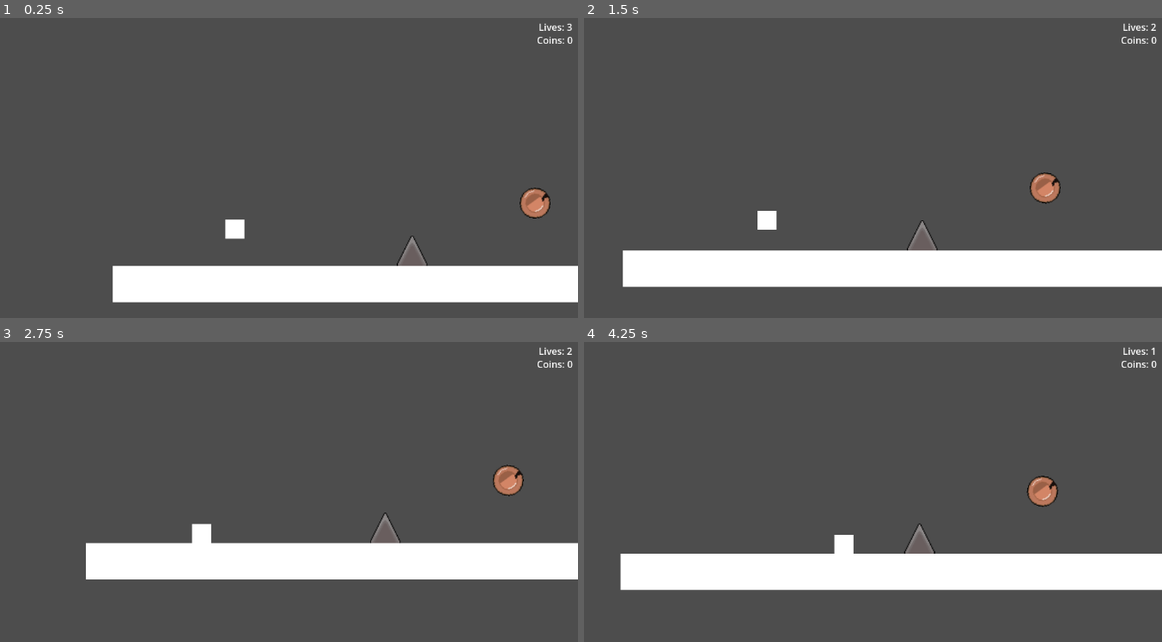
Above: before the commit, frames 1-4 (two rows, left to right).
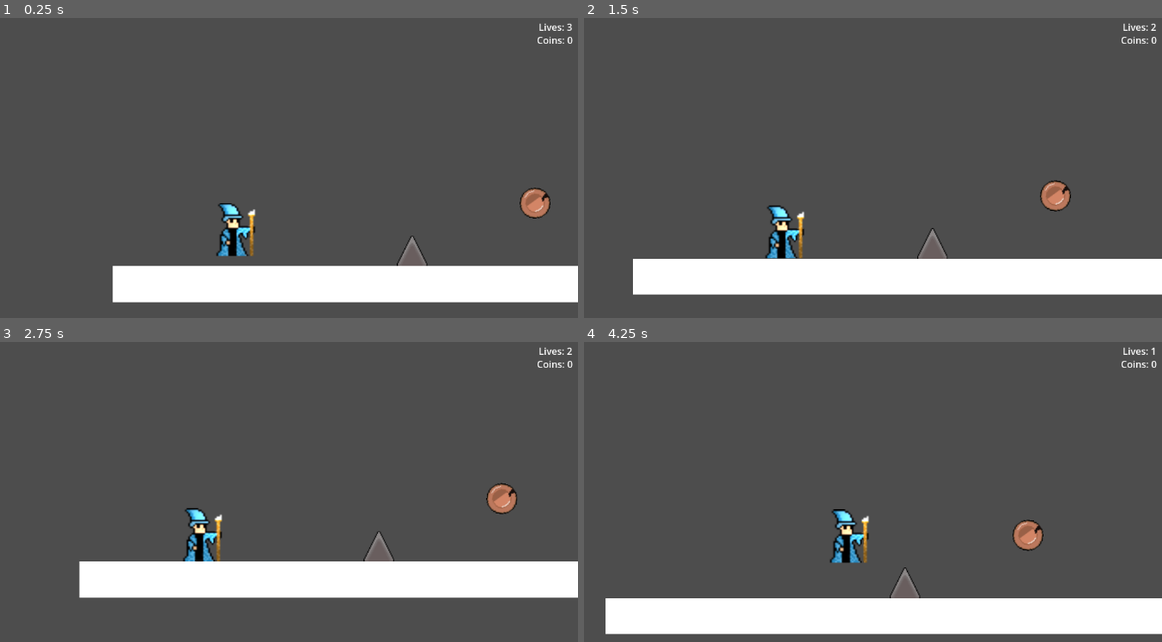
Above: after the commit, the same moments.

Repository: Caleb-Simpson/12DT2-PlatformerGame
Game: Godot game, scene res://level.tscn
The game is run twice, just before and just after one commit, with the same random seed, the same clock (stepped at 60 frames per second) and the same inputs.
Inputs:
- Up to frame 1 (0.25 s): no input
- Up to frame 2 (1.5 s): hold D (Right) from 0.53 s (still down); tap Space (Jump) at 0.77 s
- Up to frame 3 (2.75 s): tap Space (Jump) at 1.52 s; release D (Right) at 2.03 s; hold A (Left) from 2.03 s (still down)
- Up to frame 4 (4.25 s): release A (Left) at 2.78 s; hold D (Right) from 2.78 s (still down); tap Space (Jump) at 3.02, 3.77 s

The runs differ from the first frame. In frame 1, 0.8% of the frame differs, in the area x 37-45%, y 61-80%; in frame 2, 7.2%; in frame 3, 12%; in frame 4, 25%, in the area x 3-100%, y 44-98%.

Commit message:
Added Player sprite

Diff:
--- a/TimePlatformer/Player.tscn
+++ b/TimePlatformer/Player.tscn
@@ -1,21 +1,29 @@
-[gd_scene load_steps=4 format=3 uid="uid://brlik823pc7x2"]
+[gd_scene load_steps=7 format=3 uid="uid://brlik823pc7x2"]
 
 [ext_resource type="Script" path="res://Player.gd" id="1_0hrpy"]
+[ext_resource type="Texture2D" uid="uid://ctmvunitrok2h" path="res://Player.png" id="2_aj5a8"]
 
 [sub_resource type="RectangleShape2D" id="RectangleShape2D_uh7hu"]
+size = Vector2(39, 56)
 
 [sub_resource type="RectangleShape2D" id="RectangleShape2D_7hs85"]
+size = Vector2(39, 56)
+
+[sub_resource type="Gradient" id="Gradient_d5jes"]
+offsets = PackedFloat32Array(0, 0.823204, 1)
+colors = PackedColorArray(1, 1, 1, 1, 0.309392, 0.309392, 0.309392, 1, 0, 0, 0, 1)
+
+[sub_resource type="GradientTexture2D" id="GradientTexture2D_f7102"]
+gradient = SubResource("Gradient_d5jes")
+fill = 1
+fill_from = Vector2(0.529915, 0.5)
+fill_to = Vector2(0.871795, 0.102564)
 
 [node name="CharacterBody2D" type="CharacterBody2D"]
 script = ExtResource("1_0hrpy")
 
-[node name="ColorRect" type="ColorRect" parent="."]
-offset_left = -10.0
-offset_top = -10.0
-offset_right = 10.0
-offset_bottom = 10.0
-
 [node name="CollisionShape2D" type="CollisionShape2D" parent="."]
+position = Vector2(1.5, 0)
 shape = SubResource("RectangleShape2D_uh7hu")
 
 [node name="Camera2D" type="Camera2D" parent="."]
@@ -25,8 +33,17 @@
 [node name="Area2D" type="Area2D" parent="."]
 
 [node name="CollisionShape2D" type="CollisionShape2D" parent="Area2D"]
+position = Vector2(1.5, 0)
 shape = SubResource("RectangleShape2D_7hs85")
 
-[connection signal="area_entered" from="Area2D" to="." method="_win"]
+[node name="Sprite2D" type="Sprite2D" parent="."]
+scale = Vector2(1.75, 1.75)
+texture = ExtResource("2_aj5a8")
+
+[node name="PointLight2D" type="PointLight2D" parent="."]
+position = Vector2(18, -16)
+texture = SubResource("GradientTexture2D_f7102")
+
 [connection signal="area_entered" from="Area2D" to="." method="_coin"]
 [connection signal="area_entered" from="Area2D" to="." method="_death"]
+[connection signal="area_entered" from="Area2D" to="." method="_win"]
--- a/TimePlatformer/level.tscn
+++ b/TimePlatformer/level.tscn
@@ -25,6 +25,9 @@
 
 [node name="CharacterBody2D" parent="." instance=ExtResource("3_vh631")]
 position = Vector2(254, 121)
+
+[node name="TileMap" type="TileMap" parent="."]
+format = 2
 
 [node name="CanvasLayer" type="CanvasLayer" parent="."]
 script = ExtResource("2_qa0gg")
Binary file added: TimePlatformer/Player.png
Not shown, added: TimePlatformer/Player.png.import
